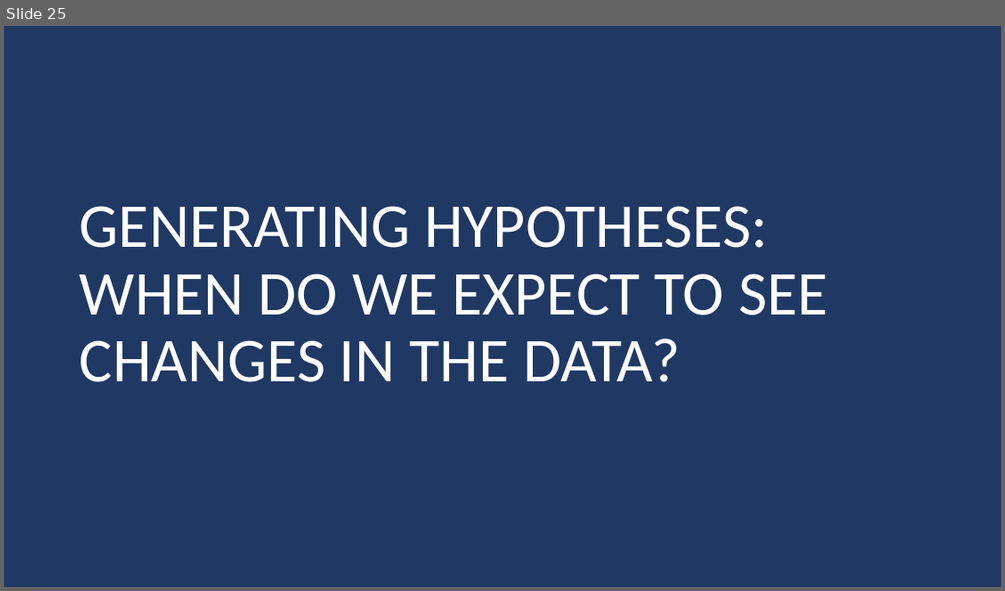
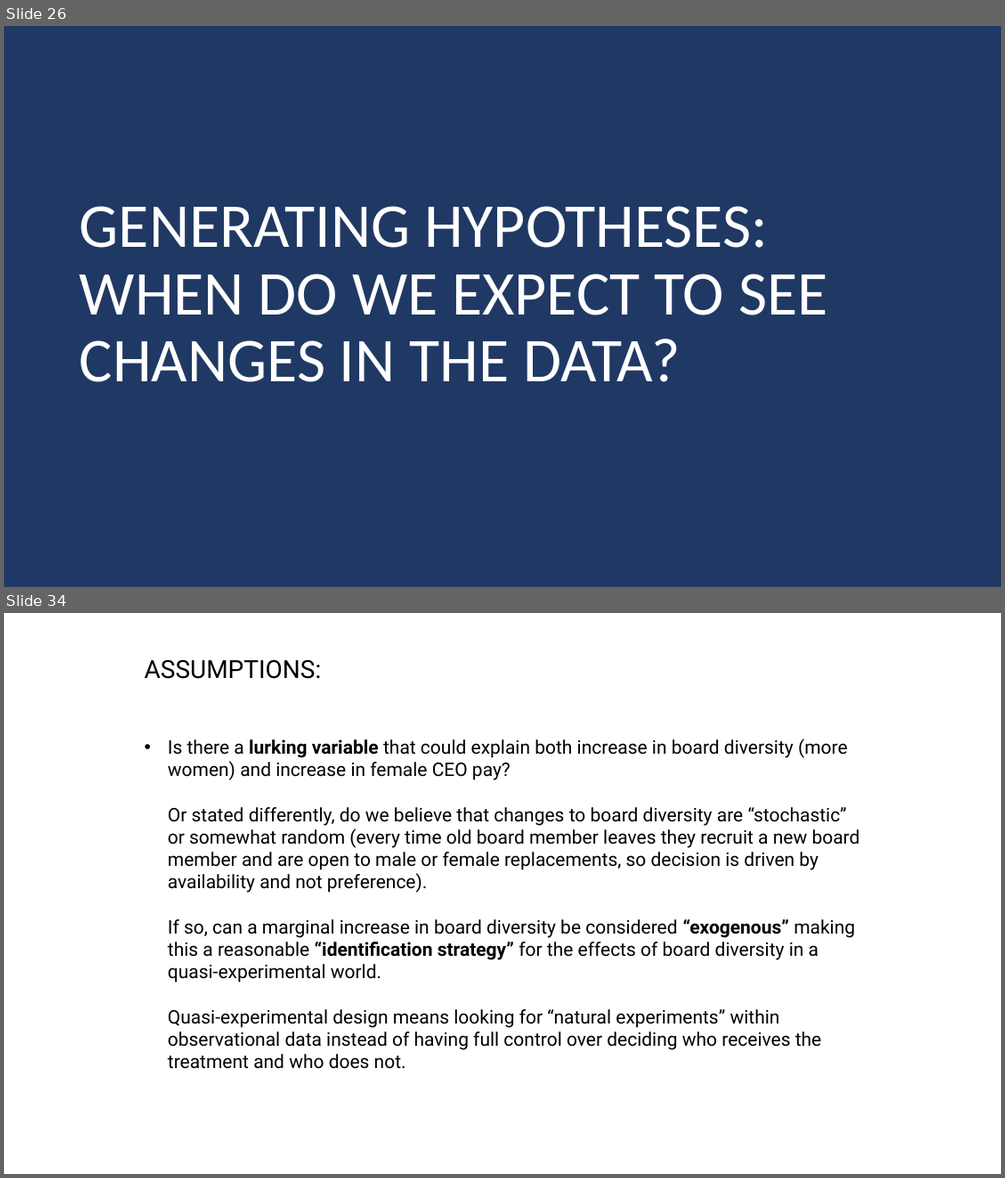
Before and after one commit to DS4PS/cpp-524-sum-2020, a slide deck: lectures/p-04-diagram-your-research-design.pptx. Shown one above the other, each under a label of ours: slide 25 before the commit, slides 26 and 34 after it; the slides between them are not shown. The pictures are 1005x591 and 1005x1178 pixels, drawn with LibreOffice and Linux fonts; fonts in the diff are those of the drawing. Boxes give left, top, right and bottom in pixels: in the first picture for what was removed or moved away, otherwise in the second. Text is boxed around its words. In the diff, an @@ line names an element or a change of style, - is before the commit and + after.

Commit message:
update research design

```diff
--- a/lectures/p-04-diagram-your-research-design.pptx
+++ b/lectures/p-04-diagram-your-research-design.pptx
@@ slide 34 added at [4,613,1001,1174], background #FFFFFF @@
@@ text added at [145,659,860,1069], 18 pt, text #000000 @@
+ASSUMPTIONS:
+• Is there a lurking variable that could explain both increase in board diversity (more women) and increase in female CEO pay?
+  Or stated differently, do we believe that changes to board diversity are “stochastic” or somewhat random (every time old board member leaves they recruit a new board member and are open to male or female replacements, so decision is driven by availability and not preference).
+  If so, can a marginal increase in board diversity be considered “exogenous” making this a reasonable “identification strategy” for the effects of board diversity in a quasi-experimental world.
+  Quasi-experimental design means looking for “natural experiments” within observational data instead of having full control over deciding who receives the treatment and who does not.
@@ what was slide 25 is now slide 26 @@
```
Also in this commit, not shown: 6 slides changed, 11 other slides added.
